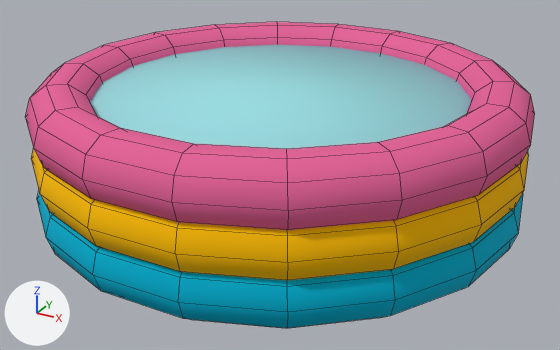
The Blender file assets/game-assets/InflatablePoolSmall.blend, before and after one commit.
The view is the same before and after, from a 50 mm lens placed at (2.59, -4.71, 2.62), pointed at (0.04, -0.09, 0.31). Lighting does not change. The marker at lower left points along +X, +Y and +Z. The older version comes first. Mesh edges are drawn as thin lines.

Names of what the first picture shows: 'InflatablePoolSmall_InnerWall', 'InflatablePoolSmall_OuterRingBottom', 'InflatablePoolSmall_OuterRingMiddle', 'InflatablePoolSmall_OuterRingTop'.
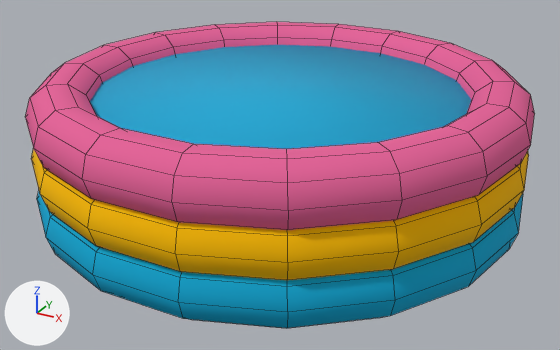
What the commit changed:
Material 'InflatablePoolSmall_InnerWallAqua' (mat_inflatablepoolsmall_innerwallaqua) changes colour from cyan #99dfe5 to cyan #14a7d3; in linear values from (0.32, 0.74, 0.78) to (0.007, 0.386, 0.651).

What differs and where, as boxes (x1, y1, x2, y2) in the pictures (560 x 350 px):
'InflatablePoolSmall_InnerWall', recoloured (darker)
    both: (90, 45, 471, 149)
